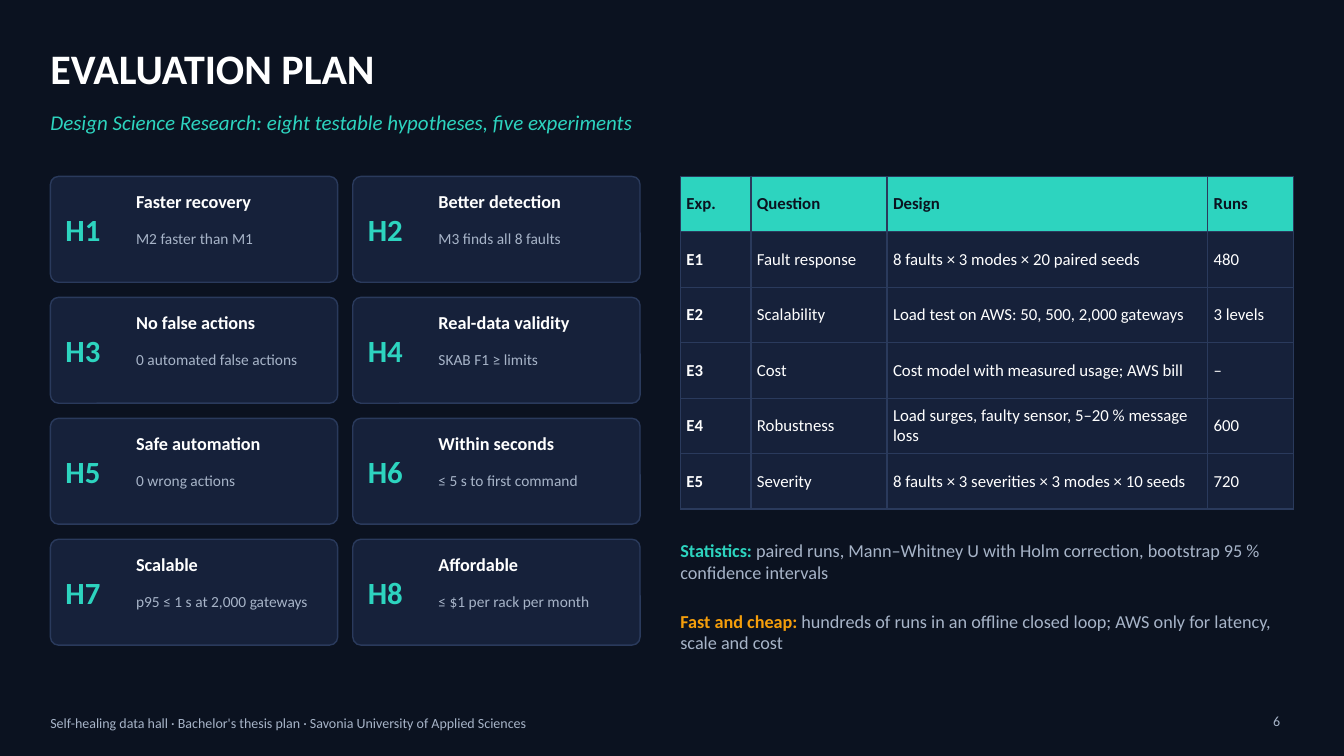
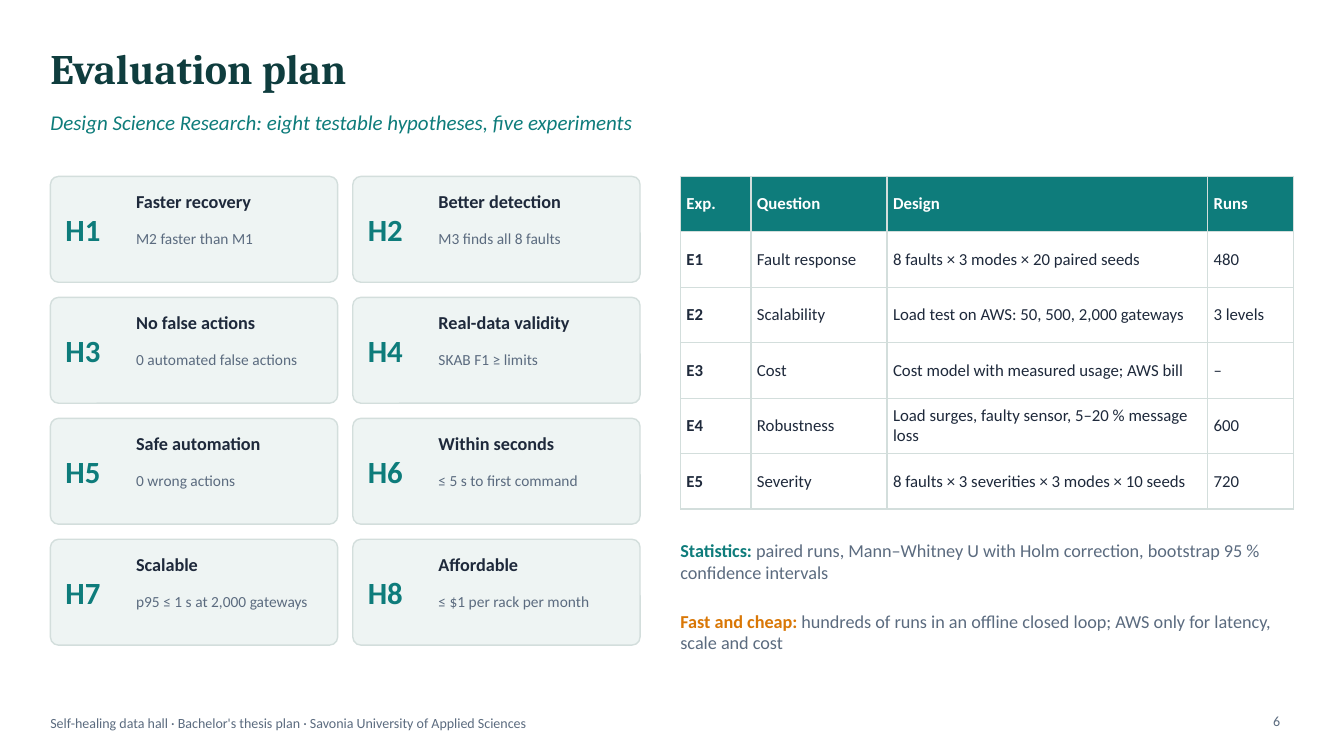
Before and after one commit to mazharulmd/iot-thesis, a slide deck: slide 6 of thesis/plan/project-plan.pptx. Drawn at 1344x756 pixels with LibreOffice and Linux fonts; fonts in the diff are those of the drawing. Boxes give left, top, right and bottom in pixels: in the first picture for what was removed or moved away, otherwise in the second. Text is boxed around its words. In the diff, an @@ line names an element or a change of style, - is before the commit and + after.

```diff
--- a/thesis/plan/project-plan.pptx
+++ b/thesis/plan/project-plan.pptx
@@ background #0B1220 to #FFFFFF @@
@@ title at bbox=[50, 54, 346, 93]: text changed; font Calibri to Cambria; text colour #FFFFFF to #0F3D3E @@
-EVALUATION PLAN
+Evaluation plan
@@ table at bbox=[681, 176, 1294, 494] @@
@@ fill #2DD4BF to #0E7C7B in row 1 @@
@@ fill #16213A to #FFFFFF in 20 cells @@
@@ text colour #0B1220 to #FFFFFF in "Exp.", "Question", "Design", "Runs" @@
@@ text colour #FFFFFF to #1E293B @@
@@ borders changed @@
@@ fill #16213A to #EEF4F3; outline #2A3A5C 1 pt to #D3DEDC 1 pt in 8 elements at bbox=[50, 176, 338, 282], bbox=[353, 176, 640, 282], bbox=[50, 297, 338, 403], bbox=[353, 297, 640, 403], bbox=[50, 418, 338, 524], bbox=[353, 418, 640, 524], bbox=[50, 539, 338, 645], bbox=[353, 539, 640, 645] @@
@@ text "Statistics: paired runs, Mann–Whitney U ..." at bbox=[680, 544, 1242, 579]: text colour #2DD4BF to #0E7C7B in "Statistics:"; text colour #A7B4C8 to #5B6B7F in "paired runs, Mann–Whitney U with Holm correction, ..." @@
@@ text colour #2DD4BF to #0E7C7B in 9 elements at bbox=[50, 115, 632, 134], bbox=[65, 221, 100, 241], bbox=[368, 221, 403, 241], bbox=[65, 342, 100, 363], bbox=[368, 342, 403, 362], bbox=[65, 463, 100, 484], bbox=[368, 462, 403, 484], bbox=[65, 584, 100, 604], bbox=[368, 582, 403, 605] @@
@@ text colour #FFFFFF to #1E293B in 8 elements at bbox=[136, 196, 251, 211], bbox=[438, 195, 561, 208], bbox=[136, 316, 255, 329], bbox=[438, 316, 569, 332], bbox=[136, 437, 260, 450], bbox=[438, 437, 554, 450], bbox=[136, 558, 198, 571], bbox=[438, 558, 518, 571] @@
@@ text "Fast and cheap: hundreds of ..." at bbox=[680, 615, 1270, 649]: text colour #F59E0B to #D97706 in "Fast and cheap:"; text colour #A7B4C8 to #5B6B7F in "hundreds of runs in an offline closed ..." @@
@@ text colour #A7B4C8 to #5B6B7F in 10 elements at bbox=[136, 233, 253, 244], bbox=[438, 233, 561, 244], bbox=[136, 354, 297, 365], bbox=[438, 354, 538, 365], bbox=[136, 475, 235, 489], bbox=[450, 475, 578, 486], bbox=[136, 597, 308, 610], bbox=[450, 596, 589, 610], bbox=[1273, 716, 1280, 726], bbox=[50, 718, 526, 731] @@
```
Also in this commit, not shown: 6 other slides changed, 1 other file.
